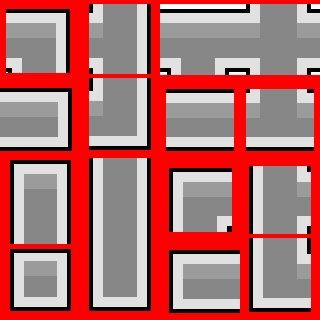
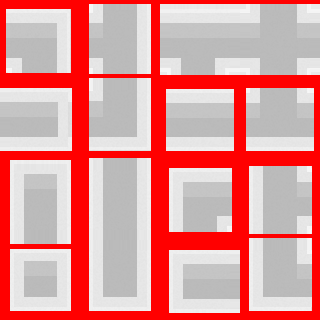
Layer changes from the first 320x320 image to the second:
painted on "NotUsed" over left=70, top=9, right=314, bottom=312
showed "NoiseOverlay" over left=0, top=4, right=320, bottom=313
showed "레이어 11", opacity 60% → 100% over left=0, top=4, right=320, bottom=313
added layer "Outline_Rooftop" in group "Outline" over left=6, top=4, right=320, bottom=254
"Outline_Flat": opacity 100% → 60%, painted on it over left=0, top=4, right=314, bottom=313
"Background": opacity 100% → 50% over left=0, top=4, right=320, bottom=313
painted on "레이어 20" over left=6, top=4, right=320, bottom=279
painted on "레이어 17" over left=56, top=23, right=312, bottom=313
painted on "레이어 18 copy 4" over left=309, top=166, right=312, bottom=250
